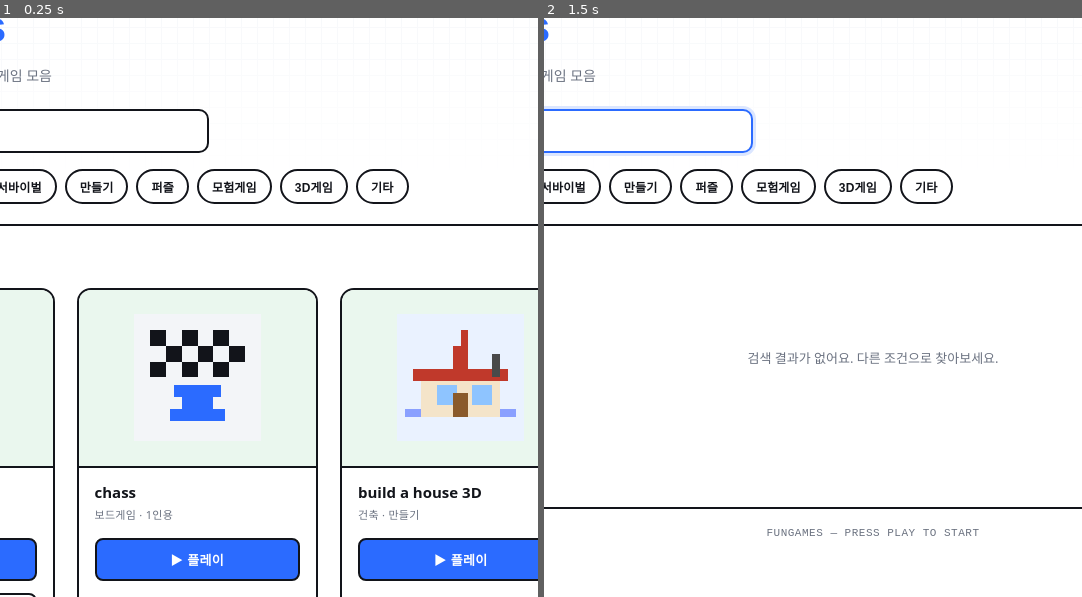
Above: before the commit, frames 1-2 (left to right).
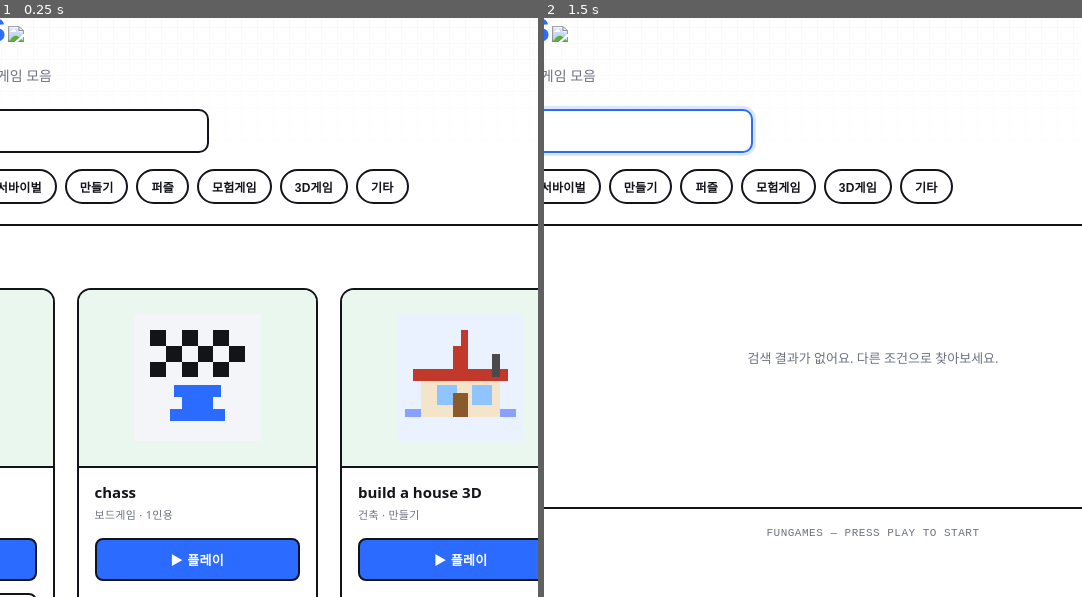
Above: after the commit, the same moments.

Repository: KangBaek-ho/fungames
Game: browser game, page index.html
The game is run twice, just before and just after one commit, with the same random seed, the same clock (stepped at 60 frames per second) and the same inputs.
Inputs (mouse positions are % of the whole screen's width and height, from its top left):
- Up to frame 1 (0.25 s): no input
- Up to frame 2 (1.5 s): click (20, 16) at 0.27 s; type "Alex" at 0.27 s; hold D from 1.03 s (still down); tap Space at 1.1 s
The pictures show only the part of the screen within x 21-71%, y 6-56%; the shares and areas given below are measured in that part.

The runs differ from the first frame. In frame 1, less than 0.1% of the frame differs, in the area x 1-5%, y 1-5%; in frame 2, less than 0.1%.

Commit message:
Add logo image to header in index.html

Diff:
--- a/index.html
+++ b/index.html
@@ -216,7 +216,7 @@
     <div class="headTop">
       <div>
         <div class="eyebrow"><span class="dot"></span> ARCADE ONLINE</div>
-        <h1>Fun<span>Games</span></h1>
+        <h1>Fun<span>Games</span><img src="로고.png" width="30"></h1>
         <p class="sub">브라우저에서 바로 즐기는 재미있는 게임 모음</p>
       </div>
     </div>
